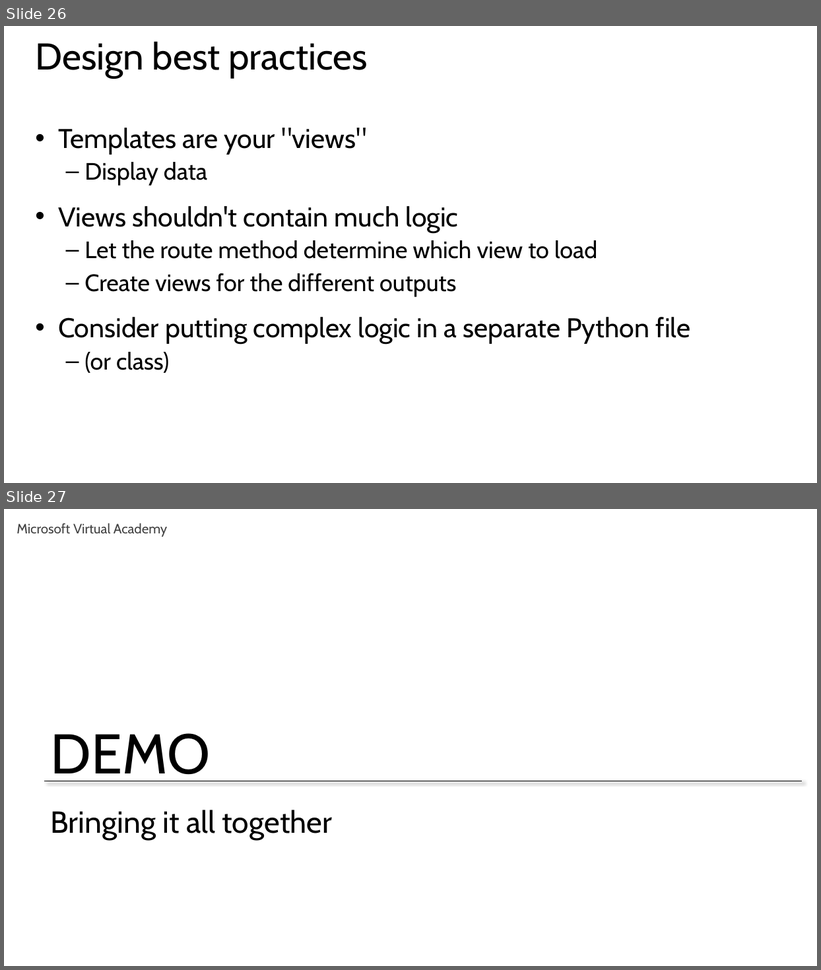
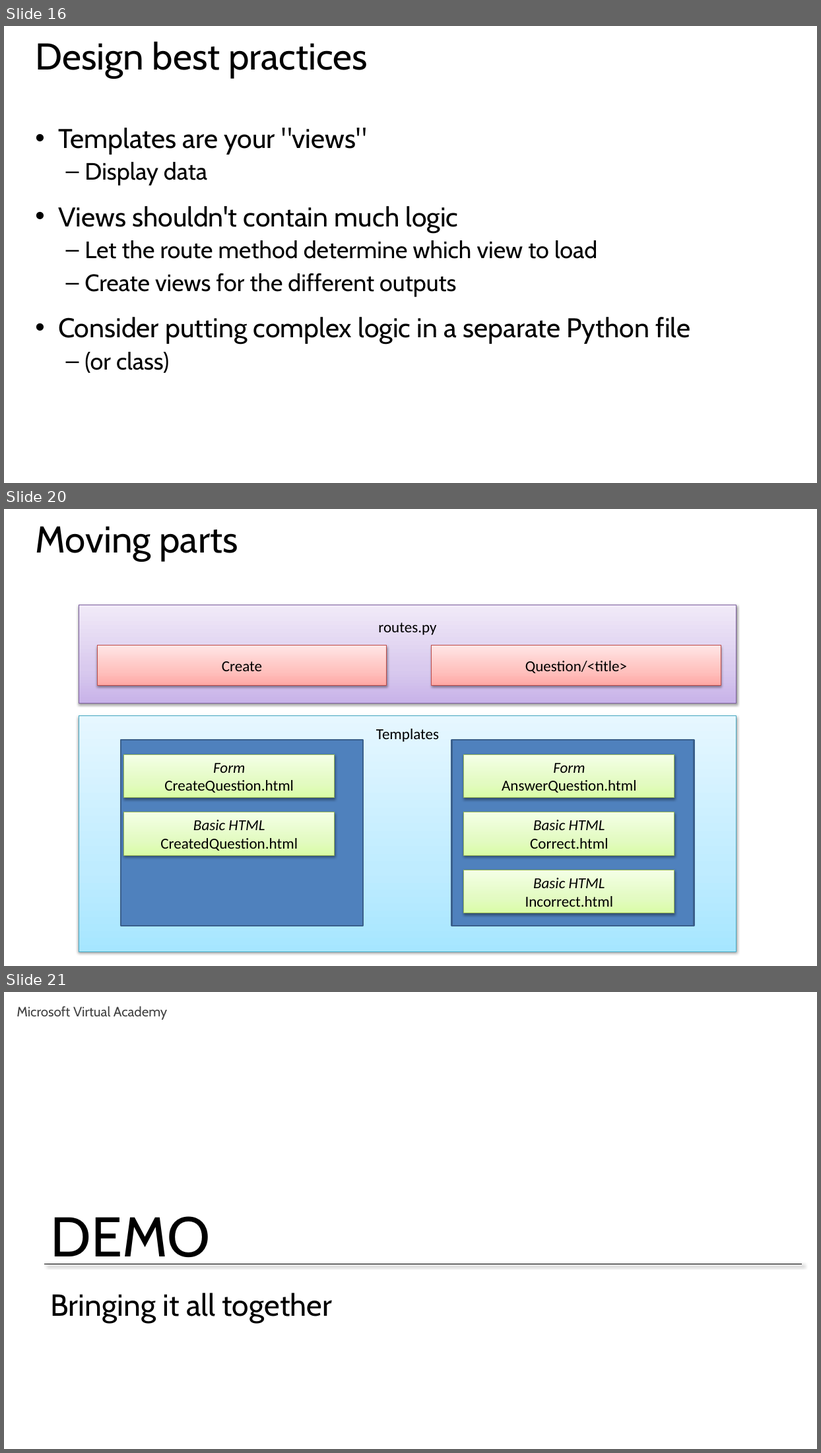
Before and after one commit to GeekTrainer/Flask, a slide deck: Slides/Module 3 - Creating an interface.pptx. Shown one above the other, each under a label of ours: slides 26 and 27 before the commit, slides 16, 20 and 21 after it; the slides between them are not shown. The pictures are 821x970 and 821x1453 pixels, drawn with LibreOffice and Linux fonts; fonts in the diff are those of the drawing. Boxes give left, top, right and bottom in pixels: in the first picture for what was removed or moved away, otherwise in the second. Text is boxed around its words. In the diff, an @@ line names an element or a change of style, - is before the commit and + after.

```diff
--- a/Slides/Module 3 - Creating an interface.pptx
+++ b/Slides/Module 3 - Creating an interface.pptx
@@ slide 20 added at box(4, 509, 817, 966), background #FFFFFF @@
@@ title added at box(36, 526, 238, 561), 44 pt, text #000000 @@
+Moving parts
@@ rectangle added at box(79, 605, 737, 703), fill gradient #C9B5E8 to #D8CBEE to #F0EAF9, outline #7D60A0 0.75 pt, 18 pt, text #000000 @@
+routes.py
@@ rectangle added at box(97, 646, 387, 686), fill gradient #FFA6A5 to #FFC0BF to #FFE7E7, outline #BF4C48 0.75 pt, 18 pt, text #000000 @@
+Create
@@ rectangle added at box(432, 646, 721, 686), fill gradient #FFA6A5 to #FFC0BF to #FFE7E7, outline #BF4C48 0.75 pt, 18 pt, text #000000 @@
+Question/<title>
@@ rectangle added at box(79, 716, 737, 952), fill gradient #A7E6FF to #C1EDFF to #E7F8FF, outline #46AAC5 0.75 pt, 18 pt, text #000000 @@
+Templates
@@ rectangle added at box(121, 740, 362, 926), fill #4F81BD, outline #3A5F8C 2 pt @@
@@ rectangle added at box(451, 740, 694, 926), fill #4F81BD, outline #3A5F8C 2 pt @@
@@ rectangle added at box(124, 755, 335, 798), fill gradient #DAFDA7 to #E4FCC2 to #F5FFE7, outline #98B955 0.75 pt, 18 pt, text #000000 @@
+Form
+CreateQuestion.html
@@ rectangle added at box(464, 755, 675, 798), fill gradient #DAFDA7 to #E4FCC2 to #F5FFE7, outline #98B955 0.75 pt, 18 pt, text #000000 @@
+Form
+AnswerQuestion.html
@@ rectangle added at box(124, 812, 335, 855), fill gradient #DAFDA7 to #E4FCC2 to #F5FFE7, outline #98B955 0.75 pt, 18 pt, text #000000 @@
+Basic HTML
+CreatedQuestion.html
@@ rectangle added at box(464, 812, 675, 855), fill gradient #DAFDA7 to #E4FCC2 to #F5FFE7, outline #98B955 0.75 pt, 18 pt, text #000000 @@
+Basic HTML
+Correct.html
@@ rectangle added at box(464, 870, 675, 914), fill gradient #DAFDA7 to #E4FCC2 to #F5FFE7, outline #98B955 0.75 pt, 18 pt, text #000000 @@
+Basic HTML
+Incorrect.html
@@ what was slide 26 is now slide 16 @@
@@ what was slide 27 is now slide 21 @@
```
Also in this commit, not shown: 1 slide changed, 3 other slides added, 10 slides removed, 1 other file.
